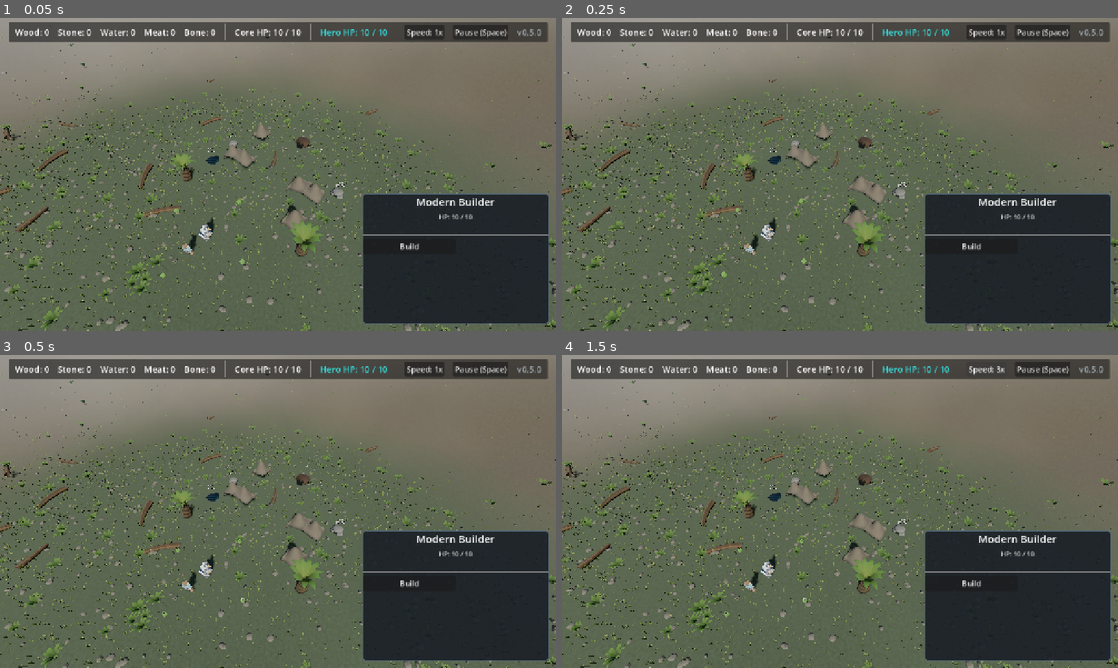
Above: before the commit, frames 1-4 (two rows, left to right).
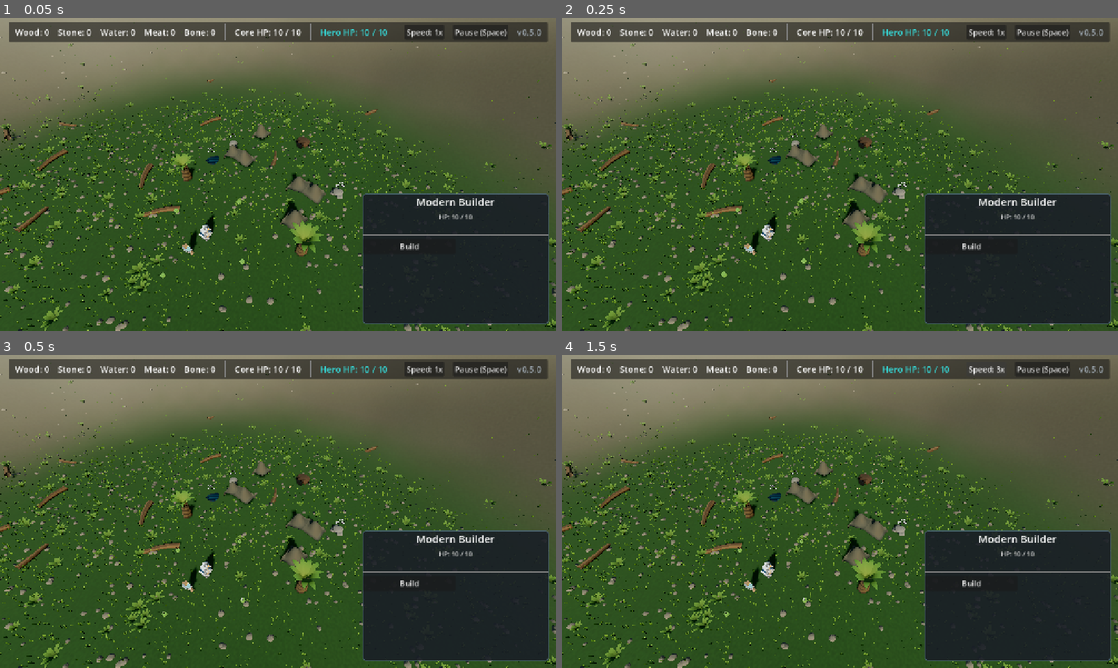
Above: after the commit, the same moments.

Repository: kcokz/dino-td
Game: Godot game, scene res://scenes/CabinInterior.tscn
Two runs of this game, one before a commit and one after it. Both use one fixed random seed, a clock stepped at 60 frames per second and the inputs below.
Inputs:
- Up to frame 1 (0.05 s): no input
- Up to frame 2 (0.25 s): no input
- Up to frame 3 (0.5 s): no input
- Up to frame 4 (1.5 s): click "Speed: 1x" at 0.5 s; click "Speed: 2x" at 1.25 s

The runs differ from the first frame. In frame 1, 71% of the frame differs, in the area x 0-100%, y 0-100%; in frame 2, 71%; in frame 3, 71%; in frame 4, 71%.

Commit message:
feat(v0.5): a warm, humid Mesozoic valley rather than a cool modern noon
The art direction changes, and VERSION.md records why: stylized, lush low-poly,
with immersion carried by atmosphere rather than by texture fidelity. The old
"realistic PBR" entry is kept, struck through, beside its replacement -- it was
never built, and there are no free animated realistic dinosaurs to build it with.

This is the atmosphere half. The sky was a subdued grey-blue over a pale grey
horizon, which is a perfectly good overcast afternoon anywhere on Earth today,
and that was the problem. Now:

  * a deep teal zenith over a humid, warm-white horizon;
  * a warm sun set a little lower, for the long shadows that are most of how a
    steep top-down camera reads height at all;
  * VOLUMETRIC FOG, the engine's own -- low density, forward-scattering so the
    sun glows through it -- because distance fog can make a place look far but
    never make it look wet;
  * a touch more contrast and noticeably more saturation, so the greens read as
    lush rather than as a lawn;
  * a deep moss-green floor and dark volcanic rock.

The first attempt used amber haze and a more orange sun, and turned the whole
valley into a dusty savanna at sunset. Amber haze is dust, and dust is a
desert. Humid air scatters nearly white, and lushness has to be in the ground
itself -- light can only warm what is there.

The honest limit of this commit: atmosphere cannot carry it alone. The valley
still reads as a sparse green field with a few hundred pebbles in it. What
makes it the Jurassic is flora -- ferns underfoot, tree ferns and cycads above
-- and that is next.

Co-Authored-By: Claude Opus 5.5 <noreply@anthropic.com>

Diff:
--- a/scripts/autoload/Config.gd
+++ b/scripts/autoload/Config.gd
@@ -438,8 +438,12 @@
 # 6. Placeholder Visual Colors (COLORS)
 # ==============================================================================
 const COLORS: Dictionary = {
-	"ground": Color(0.28, 0.32, 0.24),
-	"hill": Color(0.36, 0.33, 0.28),
+	# A wet, mossy valley floor and dark volcanic rock. The floor was a pale olive, and
+	# under a warm sun an olive floor goes BROWN -- the first attempt at a Mesozoic
+	# palette turned the whole valley into a dusty savanna at sunset. Lushness has to be
+	# in the ground itself; light can only warm what is there.
+	"ground": Color(0.15, 0.25, 0.11),
+	"hill": Color(0.27, 0.26, 0.22),
 	"grid_hover": Color(1.0, 1.0, 0.2, 0.4),
 	"core": Color(0.9, 0.3, 0.1),
 	"tower": Color(0.2, 0.5, 0.9),
@@ -1112,8 +1116,8 @@
 	"grass_height": 0.34,
 	"grass_width": 0.05,
 	"grass_blades": 7,
-	"grass_base": Color(0.20, 0.26, 0.13),
-	"grass_tip": Color(0.47, 0.55, 0.26),
+	"grass_base": Color(0.12, 0.22, 0.08),
+	"grass_tip": Color(0.36, 0.52, 0.18),
 	# Ferns: bigger, sparser, and the thing that makes the meadow read as prehistoric
 	# rather than as a lawn. Before flowering plants, this is what ground cover was.
 	"fern_count": 230,
@@ -1149,12 +1153,18 @@
 	"tonemap_exposure": 1.0,
 	"tonemap_white": 1.0,
 
-	# Procedural Sky: Prehistoric atmosphere with clear upper troposphere and dust-laden horizon.
+	# Procedural Sky: a WARM, HUMID Mesozoic sky, not a cool modern noon.
+	#
+	# It was a subdued grey-blue zenith over a pale grey horizon, which is a perfectly good
+	# overcast afternoon anywhere on Earth today -- and that was the problem. Nothing about
+	# it said "a hundred million years ago". The Mesozoic was a greenhouse world: warmer,
+	# wetter, with more water in the air, and the horizon of a humid valley glows gold
+	# rather than going grey. The zenith stays blue so the sky still reads as a sky.
 	"background_mode": Environment.BG_SKY,
-	"sky_top_color": Color(0.35, 0.45, 0.58),       # Subdued cool zenith
-	"sky_horizon_color": Color(0.72, 0.75, 0.77),   # Hazy horizon scattering
-	"ground_bottom_color": Color(0.18, 0.20, 0.16), # Dark terrain bounce
-	"ground_horizon_color": Color(0.55, 0.58, 0.54),
+	"sky_top_color": Color(0.28, 0.46, 0.62),       # deep, slightly teal zenith
+	"sky_horizon_color": Color(0.84, 0.82, 0.70),   # humid, warm-white at the horizon
+	"ground_bottom_color": Color(0.14, 0.15, 0.10), # dark, wet undergrowth bounce
+	"ground_horizon_color": Color(0.52, 0.56, 0.44),
 	"sun_angle_max": 30.0,
 	"sun_curve": 0.15,
 
@@ -1208,7 +1218,10 @@
 	# valley walls beyond it, which is the only place it was ever meant to be.
 	"fog_enabled": true,
 	"fog_mode": Environment.FOG_MODE_DEPTH,
-	"fog_light_color": Color(0.68, 0.73, 0.78),
+	# Humid haze is PALE: water in the air scatters nearly white, with a trace of the
+	# green below it. Amber haze is dust, and dust is a desert -- measured, an amber fog
+	# over this valley read as a savanna at sunset rather than a Jurassic forest.
+	"fog_light_color": Color(0.76, 0.80, 0.74),
 	"fog_light_energy": 0.85,
 	"fog_density": 0.55,        # in DEPTH mode: the ceiling, not a per-metre rate
 	"fog_aerial_perspective": 0.4,
@@ -1221,13 +1234,39 @@
 	# Matches the ancient daylight angle. Shadow bias and normal bias are tuned to eliminate
 	# shadow acne on low-poly bevels while keeping tight shadow contact at feet and bases.
 	# Max shadow distance is 48.0m to encompass the entire 40x40 ground plane from Camera3D.
-	"sun_light_color": Color(1.0, 0.96, 0.90),
-	"sun_light_energy": 1.15,
+	# Warm and a little low: late morning in a greenhouse world. A lower sun rakes across
+	# the ground and throws the long shadows that give a tree fern or a dinosaur its SCALE
+	# -- from a steep top-down camera, shadow length is most of how height is read at all.
+	"sun_light_color": Color(1.0, 0.93, 0.80),
+	"sun_light_energy": 1.4,
+	"sun_elevation_degrees": 34.0,   # was 41: lower, longer shadows
+	"sun_azimuth_degrees": 40.0,     # the same bearing, so nothing on the map flips sides
+	"sun_volumetric_fog_energy": 1.6,
 	"sun_shadow_enabled": true,
 	"sun_shadow_bias": 0.03,
 	"sun_shadow_normal_bias": 1.2,
 	"sun_shadow_blur": 1.2,
 	"sun_shadow_max_distance": 48.0,
+
+	# Volumetric fog: the humid AIR, which distance fog cannot do. See SceneEnvironment.
+	# Low density on purpose -- the playfield has to stay legible, and a little of this
+	# goes a long way from a camera 25m off the ground. Forward-scattering (anisotropy) is
+	# what makes the sun glow through it and draws shafts past the tree ferns.
+	"volumetric_fog_enabled": true,
+	"volumetric_fog_density": 0.009,
+	"volumetric_fog_albedo": Color(0.90, 0.94, 0.90),
+	"volumetric_fog_anisotropy": 0.6,
+	"volumetric_fog_length": 80.0,
+	"volumetric_fog_detail_spread": 2.0,
+	"volumetric_fog_ambient_inject": 0.25,
+	"volumetric_fog_sky_affect": 0.5,
+
+	# Grading: a touch more contrast and noticeably more saturation, so the greens read
+	# as LUSH rather than as a lawn. The engine's own adjustment, not a post shader.
+	"adjustment_enabled": true,
+	"adjustment_brightness": 1.0,
+	"adjustment_contrast": 1.07,
+	"adjustment_saturation": 1.2,
 }
 
 # ==============================================================================
--- a/scripts/fx/SceneEnvironment.gd
+++ b/scripts/fx/SceneEnvironment.gd
@@ -82,6 +82,34 @@
 	environment.fog_depth_end = float(env_data.get("fog_depth_end", 48.0))
 	environment.fog_depth_curve = float(env_data.get("fog_depth_curve", 1.0))
 
+	# 7. Volumetric fog -- the humid air of a warm Mesozoic valley, with the sun in it.
+	#
+	# The distance fog above is a flat wash that only ever thickens with range, so it can
+	# make a place look FAR but never make it look WET. Volumetric fog is actual haze in
+	# the volume: it lies in the low ground, catches the sun (anisotropy -- forward
+	# scattering is what makes light shafts), and gives even a steep top-down view a sense
+	# of air between the camera and the ground. The engine's own, not a shader: rule 8.
+	environment.volumetric_fog_enabled = bool(env_data.get("volumetric_fog_enabled", false))
+	if environment.volumetric_fog_enabled:
+		environment.volumetric_fog_density = float(env_data.get("volumetric_fog_density", 0.01))
+		if env_data.has("volumetric_fog_albedo"):
+			environment.volumetric_fog_albedo = env_data["volumetric_fog_albedo"]
+		if env_data.has("volumetric_fog_emission"):
+			environment.volumetric_fog_emission = env_data["volumetric_fog_emission"]
+		environment.volumetric_fog_emission_energy = float(env_data.get("volumetric_fog_emission_energy", 0.0))
+		environment.volumetric_fog_anisotropy = float(env_data.get("volumetric_fog_anisotropy", 0.3))
+		environment.volumetric_fog_length = float(env_data.get("volumetric_fog_length", 64.0))
+		environment.volumetric_fog_detail_spread = float(env_data.get("volumetric_fog_detail_spread", 2.0))
+		environment.volumetric_fog_ambient_inject = float(env_data.get("volumetric_fog_ambient_inject", 0.0))
+		environment.volumetric_fog_sky_affect = float(env_data.get("volumetric_fog_sky_affect", 1.0))
+
+	# 8. Grading -- warmth and saturation, the engine's own colour adjustment.
+	environment.adjustment_enabled = bool(env_data.get("adjustment_enabled", false))
+	if environment.adjustment_enabled:
+		environment.adjustment_brightness = float(env_data.get("adjustment_brightness", 1.0))
+		environment.adjustment_contrast = float(env_data.get("adjustment_contrast", 1.0))
+		environment.adjustment_saturation = float(env_data.get("adjustment_saturation", 1.0))
+
 ## Updates DirectionalLight3D on parent scene with shadow bias and energy from Config.ENVIRONMENT.
 func apply_sun_config() -> void:
 	var cfg = _get_config()
@@ -106,6 +134,14 @@
 		sun.shadow_blur = float(env_data["sun_shadow_blur"])
 	if env_data.has("sun_shadow_max_distance"):
 		sun.directional_shadow_max_distance = float(env_data["sun_shadow_max_distance"])
+	# How strongly the sun lights the volumetric haze -- which is what draws the shafts.
+	if env_data.has("sun_volumetric_fog_energy"):
+		sun.light_volumetric_fog_energy = float(env_data["sun_volumetric_fog_energy"])
+	# Where the sun stands. A lower, warmer sun than a flat noon rakes across the ground
+	# and throws the long shadows that give tree ferns and dinosaurs their scale.
+	if env_data.has("sun_elevation_degrees") and env_data.has("sun_azimuth_degrees"):
+		sun.rotation_degrees = Vector3(-float(env_data["sun_elevation_degrees"]),
+			float(env_data["sun_azimuth_degrees"]), 0.0)
 
 ## The sun of THIS level: a sibling, and only a sibling.
 ##
Not shown, changed: VERSION.md
